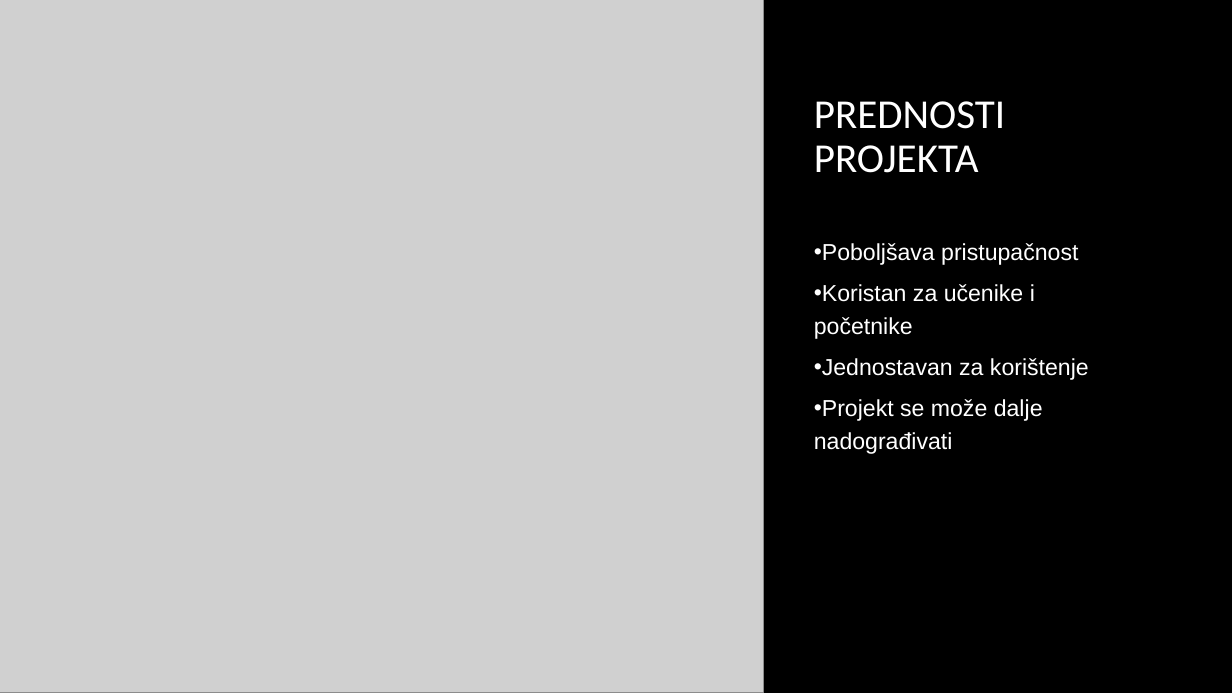
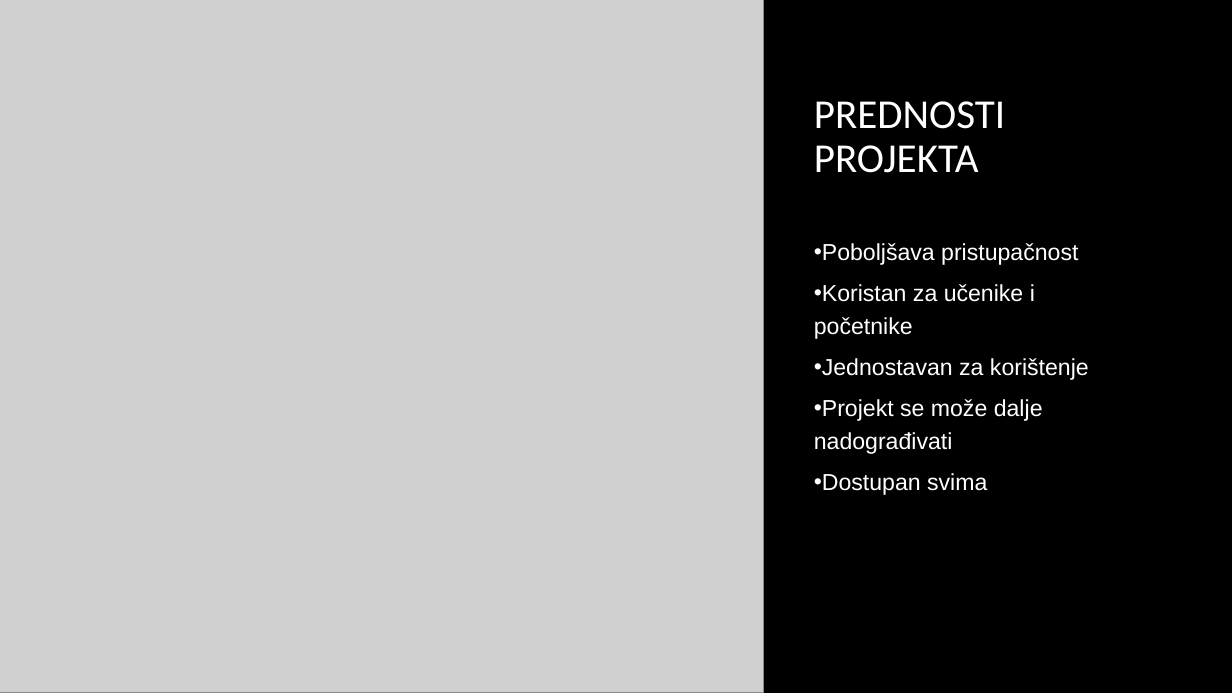
Before and after one commit to Jsjjjs6066/VSC-a11y, a slide deck: slide 14 of VSCA11Y_Prezentacija.pptx (slide 13 before the commit). Drawn at 1232x693 pixels with LibreOffice and Linux fonts; fonts in the diff are those of the drawing; grey boxes stand for pictures; background and template pictures are left out. Boxes give left, top, right and bottom in pixels: in the first picture for what was removed or moved away, otherwise in the second. Text is boxed around its words. In the diff, an @@ line names an element or a change of style, - is before the commit and + after.

```diff
--- a/VSCA11Y_Prezentacija.pptx
+++ b/VSCA11Y_Prezentacija.pptx
@@ text at (x1=814, y1=473, x2=987, y2=495): paragraph added @@
+• Dostupan svima
```
Also in this commit, not shown: 5 other slides changed, 1 slide added.
